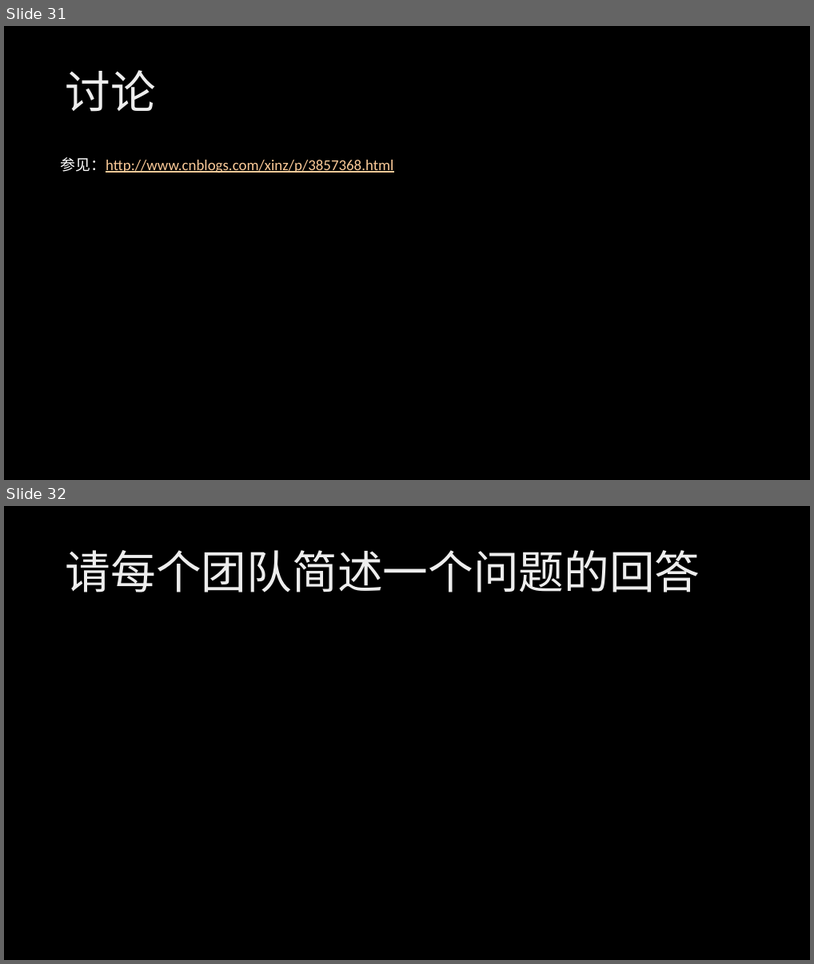
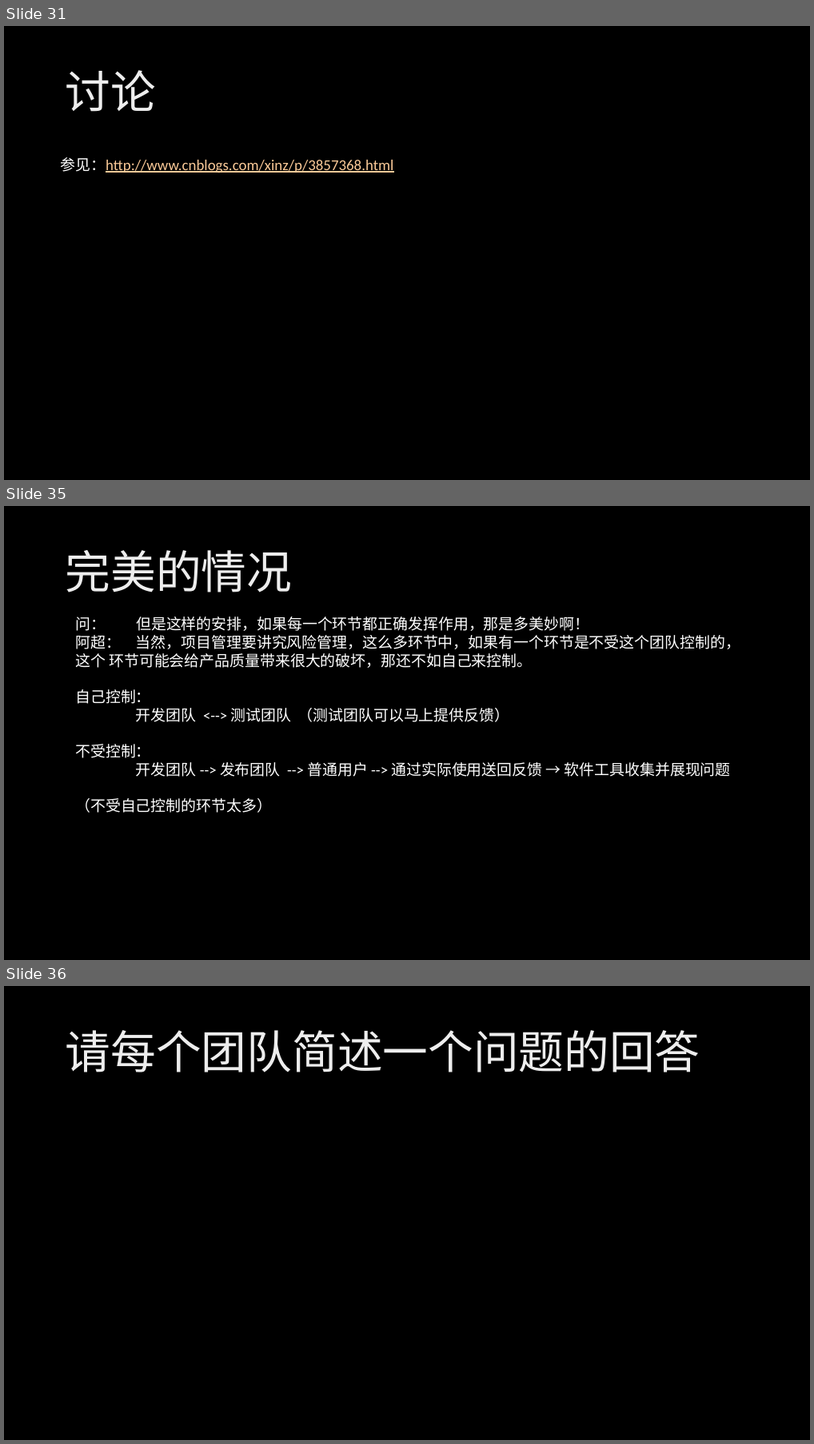
Before and after one commit to xinase/ASE, a slide deck: chapter14/ASE_14_Quality_of_SWE.pptx. Shown one above the other, each under a label of ours: slides 31 and 32 before the commit, slides 31, 35 and 36 after it; the slides between them are not shown. The pictures are 814x964 and 814x1444 pixels, drawn with LibreOffice and Linux fonts; fonts in the diff are those of the drawing; background and template pictures are left out. Boxes give left, top, right and bottom in pixels: in the first picture for what was removed or moved away, otherwise in the second. Text is boxed around its words. In the diff, an @@ line names an element or a change of style, - is before the commit and + after.

```diff
--- a/chapter14/ASE_14_Quality_of_SWE.pptx
+++ b/chapter14/ASE_14_Quality_of_SWE.pptx
@@ slide 35 added at [4, 506, 810, 960], background picture (left out) @@
@@ title added at [66, 550, 292, 592], 54 pt, text gradient #BFBFBF to #EDEDED to #FFFFFF @@
+完美的情况
@@ text added at [75, 616, 741, 812], 18 pt, text #FFFFFF @@
+问： 但是这样的安排，如果每一个环节都正确发挥作用，那是多美妙啊！
+阿超： 当然，项目管理要讲究风险管理，这么多环节中，如果有一个环节是不受这个团队控制的，这个 环节可能会给产品质量带来很大的破坏，那还不如自己来控制。
+自己控制：
+开发团队 <--> 测试团队 （测试团队可以马上提供反馈）
+不受控制：
+开发团队 --> 发布团队 --> 普通用户 --> 通过实际使用送回反馈 → 软件工具收集并展现问题
+（不受自己控制的环节太多）
@@ what was slide 32 is now slide 36 @@
```
Also in this commit, not shown: 2 slides changed, 3 other slides added.
